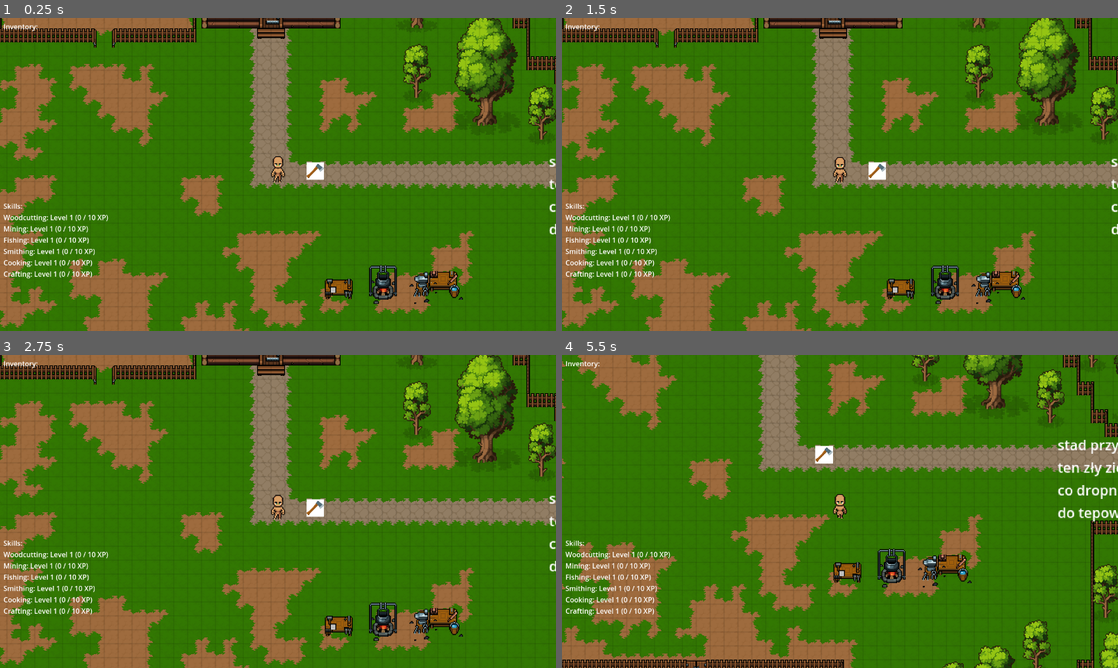
Above: before the commit, frames 1-4 (two rows, left to right).
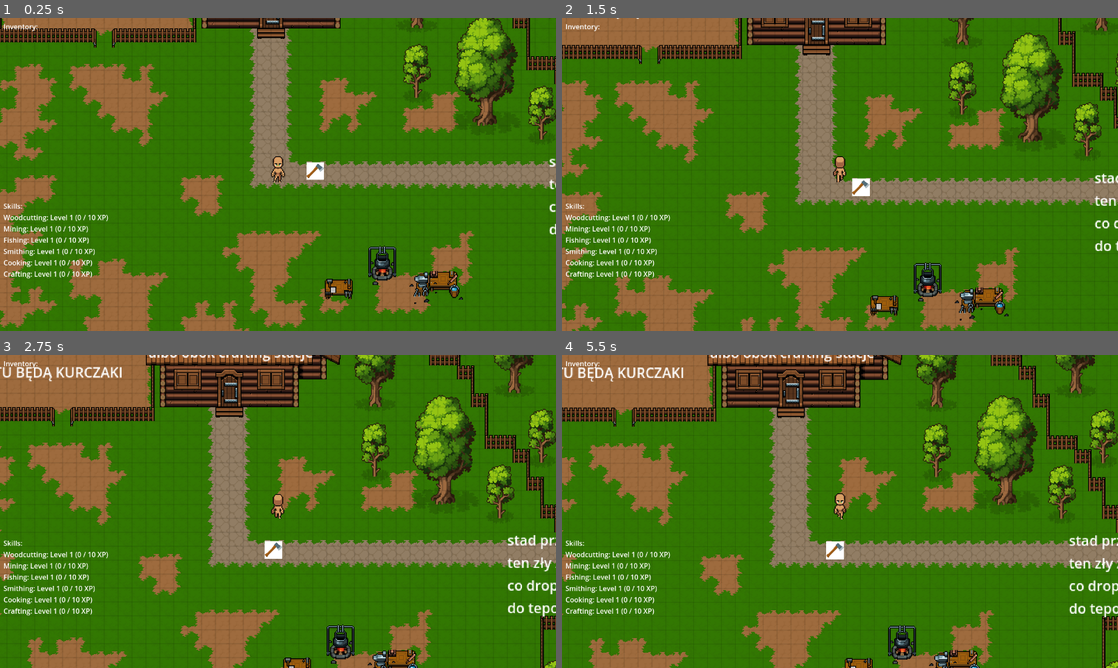
Above: after the commit, the same moments.

Repository: Stroin/2DScape
Game: Godot game, scene res://Scenes/KelduinTest.tscn
Same seed, same stepped clock (60 frames per second), same inputs: the game is played once before the commit and once after it. The project has no main scene, so this scene is started directly.
Inputs (mouse positions are in pixels of both pictures, inside the frame that each line leads up to):
- Up to frame 1 (0.25 s): no input
- Up to frame 2 (1.5 s): tap Enter at 0.5 s; drag from (1051, 71) to (840, 174) at 0.52 s; drag from (1106, 111) to (979, 71) at 1.27 s
- Up to frame 3 (2.75 s): click (417, 408) at 2.17 s
- Up to frame 4 (5.5 s): drag from (901, 627) to (1106, 448) at 2.77 s; drag from (928, 608) to (967, 392) at 3.52 s; drag from (973, 599) to (951, 380) at 4.27 s; move the mouse to (1045, 658) at 5.02 s; click (1045, 658) at 5.17 s

The runs differ from the first frame. In frame 1, 0.7% of the frame differs, in the area x 66-72%, y 72-92%; in frame 2, 38%; in frame 3, 51%, in the area x 0-100%, y 0-100%; in frame 4, 49%.

Commit message:
GatheringFixed

Diff:
--- a/Scenes/KelduinTest.tscn
+++ b/Scenes/KelduinTest.tscn
@@ -154,7 +154,7 @@
 position = Vector2(878, 316)
 
 [node name="Area2D3" parent="." instance=ExtResource("15_ssxl0")]
-position = Vector2(929, 310)
+position = Vector2(928, 288)
 
 [node name="Area2D4" parent="." instance=ExtResource("16_fsqoy")]
 position = Vector2(990, 315)
--- a/Scripts/PathfindingController.gd
+++ b/Scripts/PathfindingController.gd
@@ -1,4 +1,3 @@
-# res://Scripts/PathfindingController.gd
 extends Node2D
 class_name PathfindingController
 
@@ -28,7 +27,9 @@
 func _input(event: InputEvent) -> void:
 	if event is InputEventMouseButton and event.button_index == MOUSE_BUTTON_LEFT and event.pressed:
 		var world_pos    : Vector2  = get_global_mouse_position()
+		print("➡️ Click at world pos:", world_pos)
 		var clicked_cell : Vector2i = _world_to_cell(world_pos)
+		print("   -> clicked_cell:", clicked_cell, "in bounds?", astar_grid.is_in_boundsv(clicked_cell))
 		if not astar_grid.is_in_boundsv(clicked_cell):
 			return
 
@@ -45,23 +46,59 @@
 				break
 
 		if node:
-			print("PathfindingController: clicked interactable:", node.interactable_type, "at", clicked_cell)
-			var start_cell  : Vector2i = _world_to_cell(player.position)
-			var target_cell : Vector2i = _world_to_cell(node.global_position)
-			var neighbour   : Vector2i = _nearest_reachable_neighbour(target_cell, start_cell)
-			if neighbour == Vector2i(-1, -1):
+			print("🔍 Found interactable:", node.interactable_type, "at cell:", clicked_cell)
+			var start_cell : Vector2i = _world_to_cell(player.position)
+			print("   -> start_cell:", start_cell)
+
+			# gather all grid cells covered by this interactable’s CollisionShape2D
+			var region_cells := []
+			var shape_node = node.get_node_or_null("CollisionShape2D")
+			if shape_node and shape_node.shape:
+				var aabb = shape_node.shape.get_rect()
+				var gt = shape_node.get_global_transform()
+				var p0 = gt * aabb.position
+				var p1 = gt * (aabb.position + Vector2(aabb.size.x, 0))
+				var p2 = gt * (aabb.position + Vector2(0, aabb.size.y))
+				var p3 = gt * (aabb.position + aabb.size)
+				var min_x = min(p0.x, p1.x, p2.x, p3.x)
+				var max_x = max(p0.x, p1.x, p2.x, p3.x)
+				var min_y = min(p0.y, p1.y, p2.y, p3.y)
+				var max_y = max(p0.y, p1.y, p2.y, p3.y)
+				var sx = int(floor(min_x / cell_size.x))
+				var ex = int(floor(max_x / cell_size.x))
+				var sy = int(floor(min_y / cell_size.y))
+				var ey = int(floor(max_y / cell_size.y))
+				for x in range(sx, ex + 1):
+					for y in range(sy, ey + 1):
+						region_cells.append(Vector2i(x, y))
+			else:
+				region_cells.append(clicked_cell)
+
+			# pick the reachable neighbour with shortest path from the region
+			var best_len = 1000000
+			var best_n = Vector2i(-1, -1)
+			var best_path = PackedVector2Array()
+			for rc in region_cells:
+				var n = _nearest_reachable_neighbour(rc, start_cell)
+				if n != Vector2i(-1, -1):
+					var p = astar_grid.get_point_path(start_cell, n)
+					if p.size() > 0 and p.size() < best_len:
+						best_len = p.size()
+						best_n = n
+						best_path = p
+			if best_n == Vector2i(-1, -1):
+				print("   ✖ no reachable neighbour for region")
 				return
 
-			var path = astar_grid.get_point_path(start_cell, neighbour)
-			if path.size() > 0:
-				_pending_interactable  = node
-				_pending_interact_cell = clicked_cell
-				player.follow_path(path, clicked_cell)
+			_pending_interactable  = node
+			_pending_interact_cell = best_n
+			player.follow_path(best_path, best_n)
 			return
 
 		# ---- plain ground movement ------------------------------------
 		var start_cell : Vector2i = _world_to_cell(player.position)
 		var path       = astar_grid.get_point_path(start_cell, clicked_cell)
+		print("🏞️ Ground move: start", start_cell, "to", clicked_cell, "-> path len", path.size())
 		if path.size() > 0:
 			_pending_interactable  = null
 			_pending_interact_cell = Vector2i(-1, -1)
@@ -78,7 +115,7 @@
 
 func _nearest_reachable_neighbour(tree: Vector2i, start: Vector2i) -> Vector2i:
 	var best_target := Vector2i(-1, -1)
-	var best_len    := 1_000_000
+	var best_len    := 1000000
 	for d in [Vector2i.LEFT, Vector2i.RIGHT, Vector2i.UP, Vector2i.DOWN]:
 		var adj : Vector2i = tree + d   # explicit type so inference is clear
 		if not astar_grid.is_in_boundsv(adj) or astar_grid.is_point_solid(adj):
